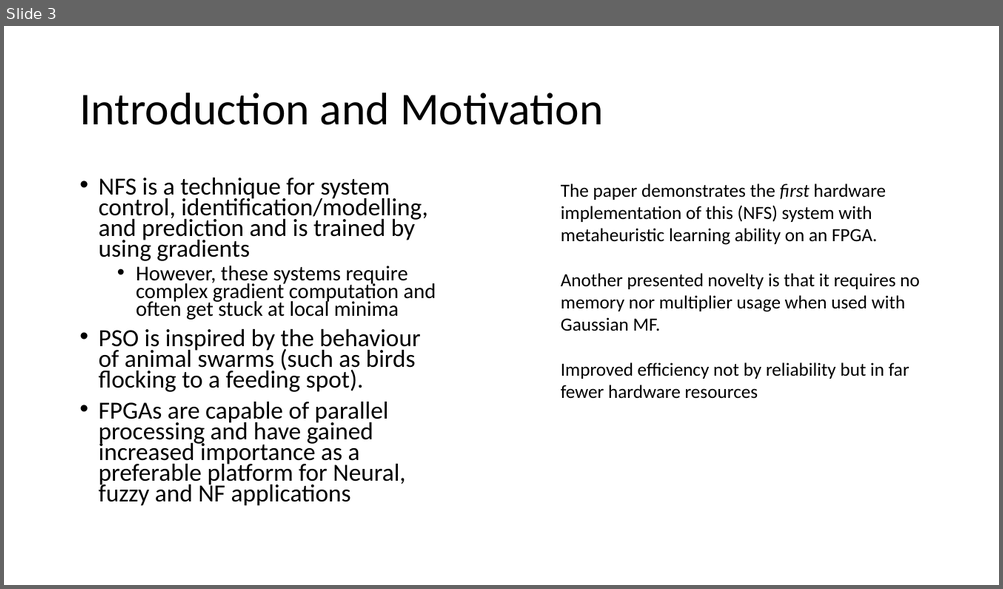
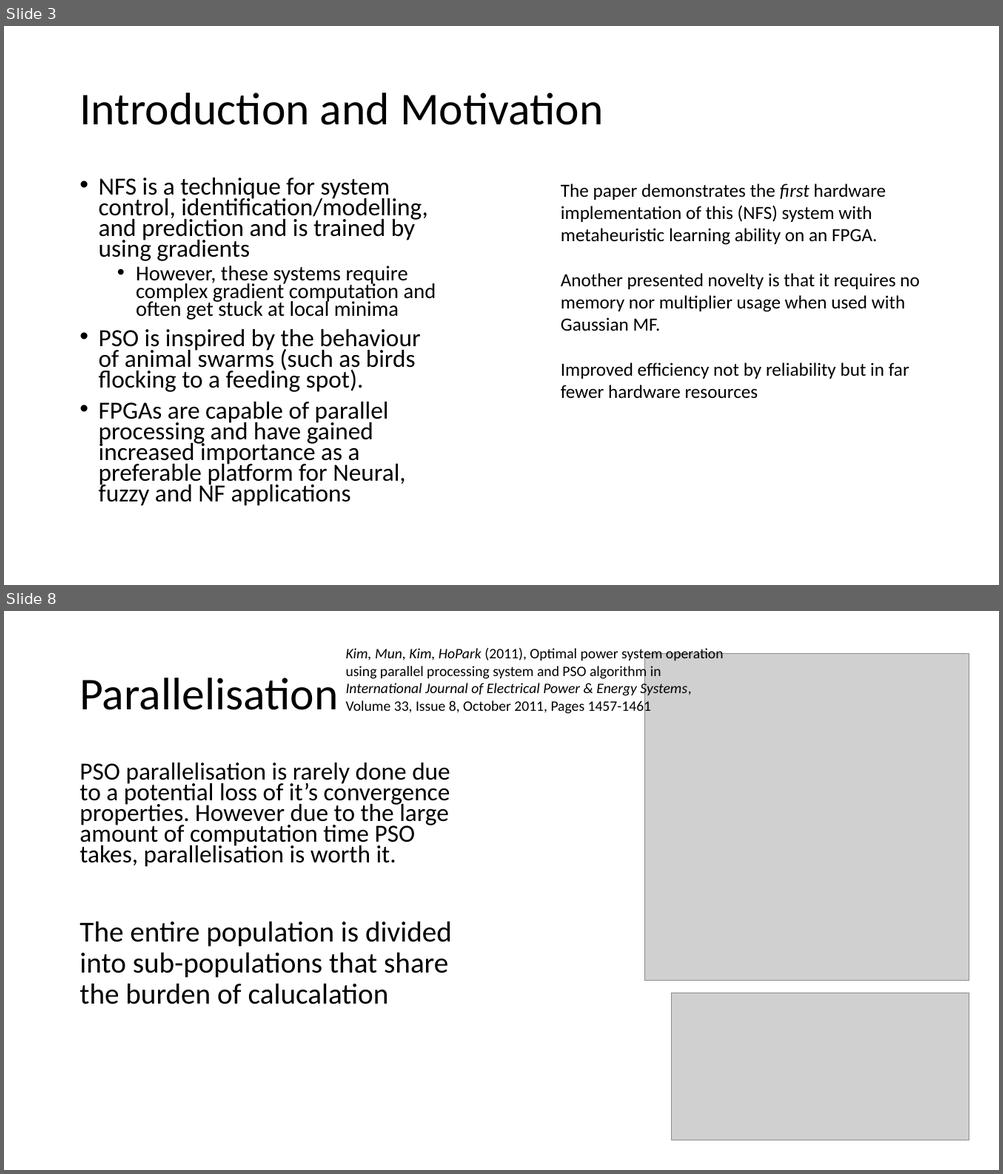
Before and after one commit to HarrisonJM/ParallelComputing, a slide deck: coursework/FPGA implementation of neruo-fuzzy system with improved PSO learning.pptx. Shown one above the other, each under a label of ours: slide 3 before the commit, slides 3 and 8 after it; the slides between them are not shown. The pictures are 1003x589 and 1003x1174 pixels, drawn with LibreOffice and Linux fonts; fonts in the diff are those of the drawing; grey boxes stand for pictures. Boxes give left, top, right and bottom in pixels: in the first picture for what was removed or moved away, otherwise in the second. Text is boxed around its words. In the diff, an @@ line names an element or a change of style, - is before the commit and + after.

```diff
--- a/coursework/FPGA implementation of neruo-fuzzy system with improved PSO learning.pptx
+++ b/coursework/FPGA implementation of neruo-fuzzy system with improved PSO learning.pptx
@@ slide 8 added at [4,611,999,1170], background #FFFFFF @@
@@ text added at [346,647,723,715], 14 pt, text #000000 @@
+Kim, Mun, Kim, HoPark (2011), Optimal power system operation using parallel processing system and PSO algorithm in International Journal of Electrical Power & Energy Systems, Volume 33, Issue 8, October 2011, Pages 1457-1461
@@ picture added at [645,653,969,981] @@
@@ title added at [79,678,338,710], 44 pt, text #000000 @@
+Parallelisation
@@ text added at [79,763,450,867], 23.8 pt, text #000000 @@
+PSO parallelisation is rarely done due to a potential loss of it’s convergence properties. However due to the large amount of computation time PSO takes, parallelisation is worth it.
@@ text added at [79,921,452,1005], 28 pt, text #000000 @@
+The entire population is divided into sub-populations that share the burden of calucalation
@@ picture added at [671,993,970,1140] @@
```
Also in this commit, not shown: 2 slides changed, 5 other slides added, 1 slide removed.
